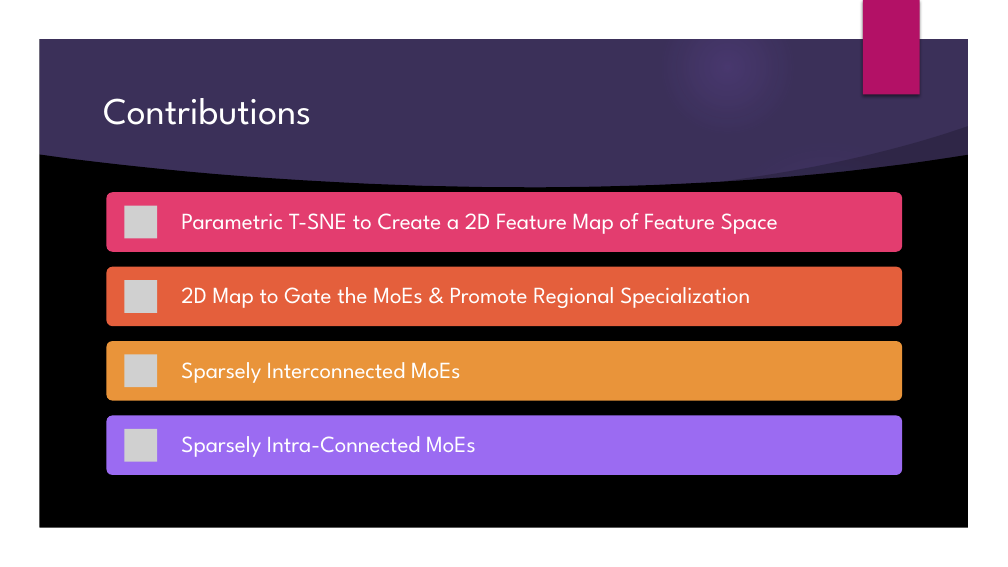
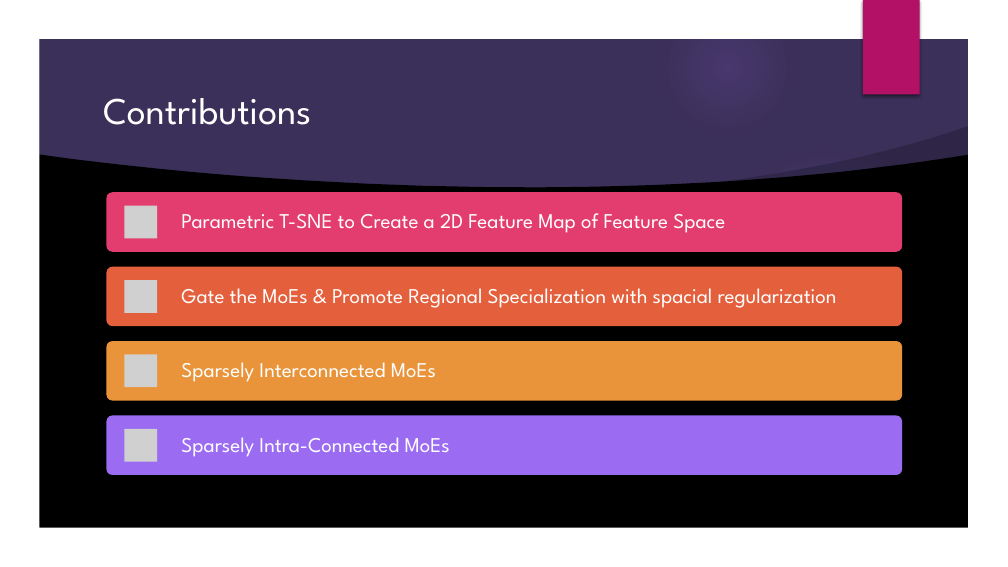
Before and after one commit to realdanielbyrne/tsneGatedMoE, a slide deck: slide 14 of PT-SNE Gated Mixture of Sparse Experts (PT-MoE).pptx (slide 15 before the commit). Drawn at 1008x567 pixels with LibreOffice and Linux fonts; fonts in the diff are those of the drawing; grey boxes stand for pictures; background and template pictures are left out. Boxes give left, top, right and bottom in pixels: in the first picture for what was removed or moved away, otherwise in the second. Text is boxed around its words. In the diff, an @@ line names an element or a change of style, - is before the commit and + after.

```diff
--- a/PT-SNE Gated Mixture of Sparse Experts (PT-MoE).pptx
+++ b/PT-SNE Gated Mixture of Sparse Experts (PT-MoE).pptx
@@ text at <box>181,288,837,308</box>: text changed; size 22 to 20 pt @@
-2D Map to Gate the MoEs & Promote Regional Specialization
+Gate the MoEs & Promote Regional Specialization with spacial regularization
@@ size 22 to 20 pt in 3 elements at <box>181,213,725,233</box>, <box>181,362,436,382</box>, <box>181,437,450,457</box> @@
```
Also in this commit, not shown: 6 other slides changed, 2 slides added, 3 slides removed, 38 other files.
